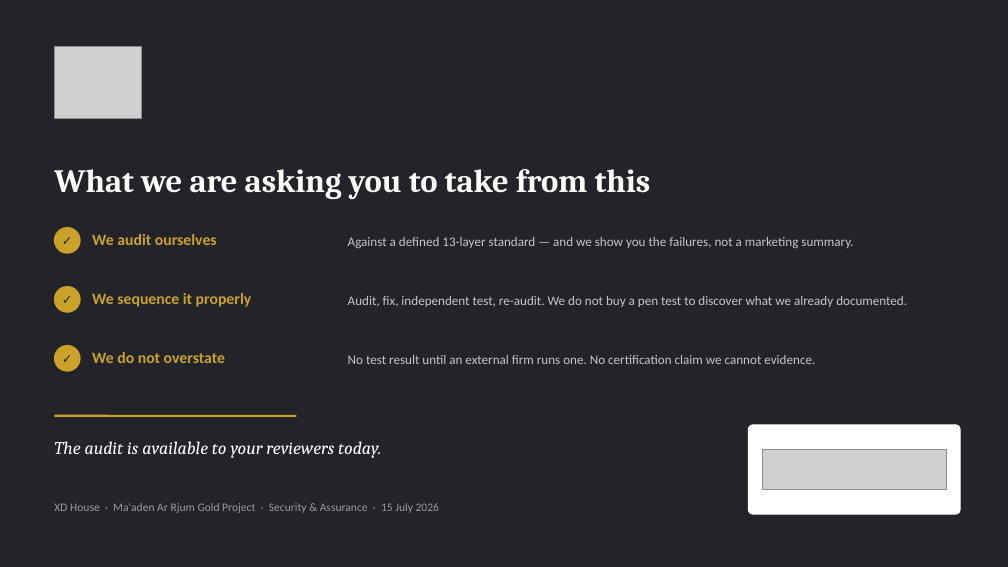
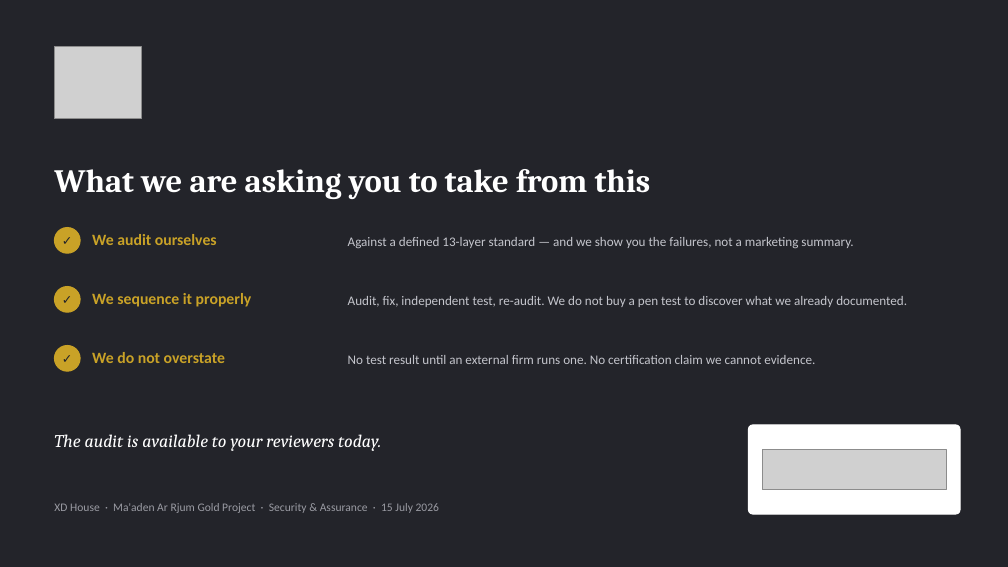
Before and after one commit to XDH-AngelBalilo/XDH_Maaden, a slide deck: slide 10 of RFQ Doc/2026.07.15 Security Pack/Maaden ARGP - Security & Assurance.pptx. Drawn at 1008x567 pixels with LibreOffice and Linux fonts; fonts in the diff are those of the drawing; grey boxes stand for pictures. Boxes give left, top, right and bottom in pixels: in the first picture for what was removed or moved away, otherwise in the second. Text is boxed around its words. In the diff, an @@ line names an element or a change of style, - is before the commit and + after.

```diff
--- a/RFQ Doc/2026.07.15 Security Pack/Maaden ARGP - Security & Assurance.pptx
+++ b/RFQ Doc/2026.07.15 Security Pack/Maaden ARGP - Security & Assurance.pptx
@@ line removed from (54, 416) to (296, 416) @@
@@ text "The audit is available to ...": place and size @@
-text "The audit is available to ..." at <box>54,441,381,458</box>
+text "The audit is available to ..." at <box>54,434,381,451</box>
```
Also in this commit, not shown: 1 other slide changed, 1 other file.
